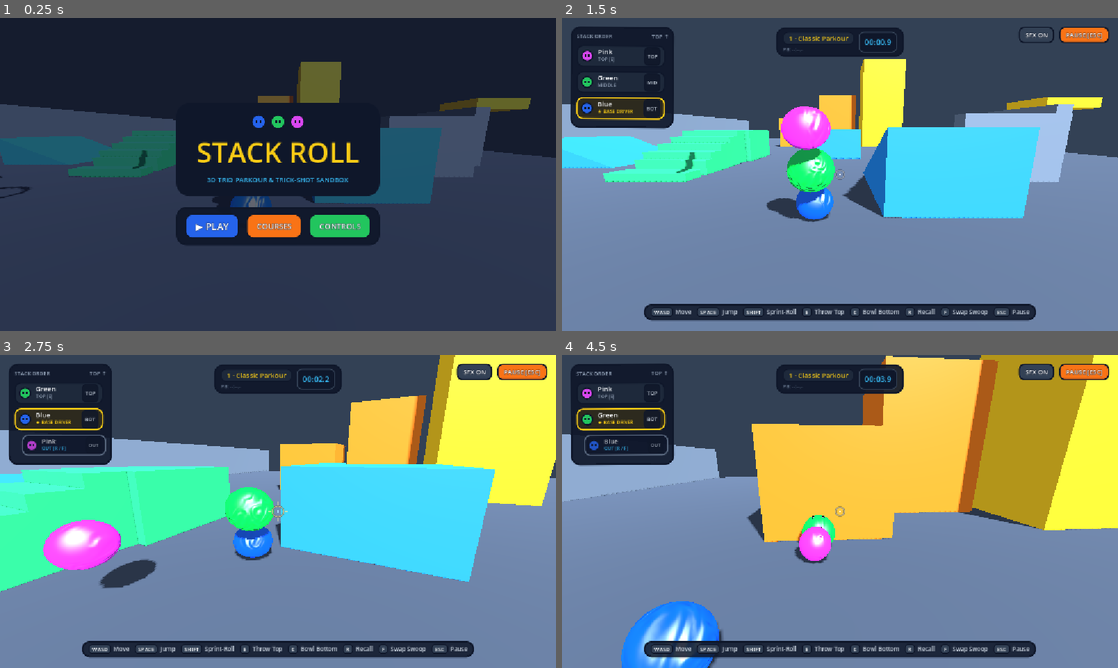
Above: before the commit, frames 1-4 (two rows, left to right).
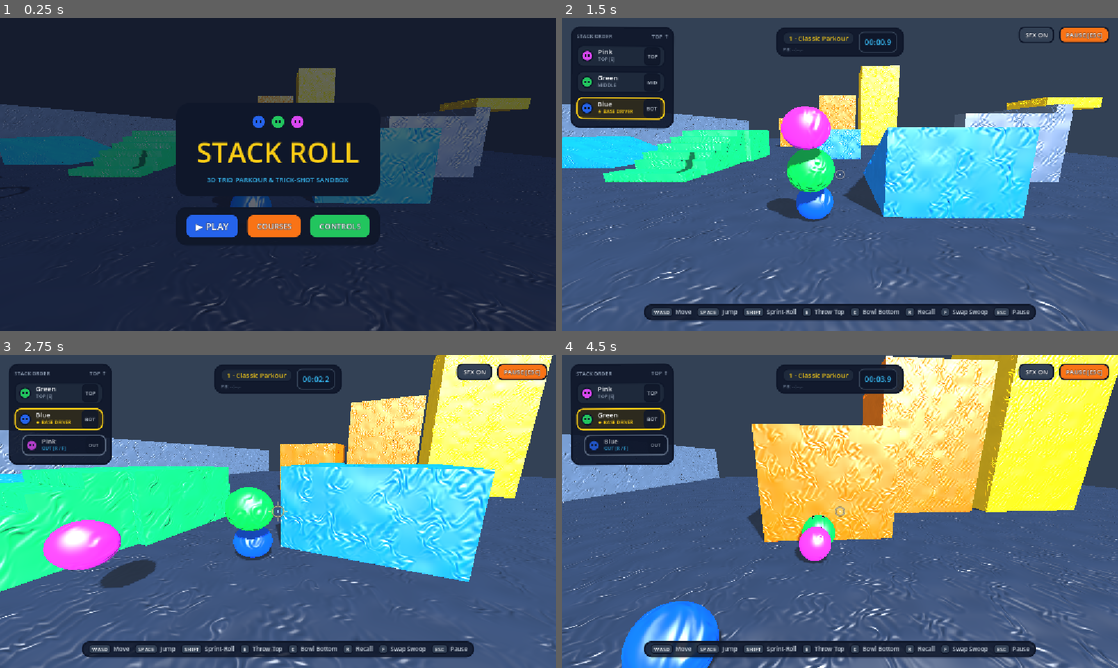
Above: after the commit, the same moments.

Repository: freeeked/godotgame
Game: Godot game, scene res://main.tscn
The game is run twice, just before and just after one commit, with the same random seed, the same clock (stepped at 60 frames per second) and the same inputs.
Inputs (mouse positions are in pixels of both pictures, inside the frame that each line leads up to):
- Up to frame 1 (0.25 s): no input
- Up to frame 2 (1.5 s): click "▶ PLAY" at 0.5 s; tap Enter at 1.25 s; move the mouse to (867, 174) at 1.27 s; hold W (move_forward) from 1.28 s (still down); hold Q (center_camera) from 1.28 s (still down); click (867, 174) at 1.42 s
- Up to frame 3 (2.75 s): keep holding W (move_forward); tap Space (jump) at 1.52, 2.27 s; move the mouse to (250, 511) at 2.02 s; release Q (center_camera) at 2.03 s; tap E (eject) at 2.1 s
- Up to frame 4 (4.5 s): keep holding W (move_forward); move the mouse to (851, 505) at 2.77 s; hold R (recall) 2.78-3.53 s; move the mouse to (834, 517) at 3.52 s; tap C (roll_bottom) at 3.6 s; click (834, 517) at 3.67 s; tap Space (jump) at 3.77 s; move the mouse to (878, 514) at 4.27 s; hold Shift (sprint_roll) from 4.28 s (still down)

The runs differ from the first frame. In frame 1, 1.7% of the frame differs, in the area x 0-100%, y 14-100%; in frame 2, 53%; in frame 3, 57%; in frame 4, 63%, in the area x 0-100%, y 0-100%.

Commit message:
shaders

Diff:
--- a/main.tscn
+++ b/main.tscn
@@ -172,7 +172,7 @@
 material = SubResource("StandardMaterial3D_high")
 
 [node name="Tier3Summit" type="CSGBox3D" parent="TestGym/VerticalSwoopTower" unique_id=1154669193]
-transform = Transform3D(1, 0, 0, 0, 1, 0, 0, 0, 1, 8, 7.25, -1)
+transform = Transform3D(1, 0, 0, 0, 1, 0, 0, 0, 1, 8, 7.25, -4.806324)
 use_collision = true
 size = Vector3(7, 14.5, 7)
 material = SubResource("StandardMaterial3D_gold")
--- a/scripts/clay_world_styler.gd
+++ b/scripts/clay_world_styler.gd
@@ -4,37 +4,57 @@
 @export var clay_shader: Shader = preload("res://shaders/clay_surface.gdshader")
 @export var enabled: bool = true
 @export_range(0.0, 24.0, 1.0) var stop_motion_fps: float = 10.0
-@export_range(0.0, 0.04, 0.002) var boil_wobble: float = 0.012
+@export_range(0.0, 0.04, 0.002) var boil_wobble: float = 0.006
 
 var _converted_ids: Dictionary = {}
 
 func _ready() -> void:
 	if not enabled or clay_shader == null:
 		return
-	# Wait 1 physics/process frame so procedural contraptions & PlayerStack finish spawning
+
+	get_tree().node_added.connect(_on_node_added)
 	await get_tree().process_frame
 	apply_clay_to_tree(get_tree().current_scene)
+
+func _on_node_added(node: Node) -> void:
+	if not enabled or clay_shader == null:
+		return
+	if node is GeometryInstance3D:
+		# Defer 1 frame so procedural builders finish setting material_override / CSG material
+		_convert_deferred.call_deferred(node)
+
+func _convert_deferred(node: Node) -> void:
+	if is_instance_valid(node):
+		apply_clay_to_tree(node)
 
 func apply_clay_to_tree(root: Node) -> void:
 	if root == null:
 		return
-	if root is MeshInstance3D:
-		_convert_mesh_instance(root as MeshInstance3D)
+	if root is MeshInstance3D or root is CSGShape3D:
+		_convert_geometry(root as GeometryInstance3D)
 	for child: Node in root.get_children():
 		apply_clay_to_tree(child)
 
-func _convert_mesh_instance(mi: MeshInstance3D) -> void:
-	var id: int = mi.get_instance_id()
-	if _converted_ids.has(id):
+func _convert_geometry(geom: GeometryInstance3D) -> void:
+	var id: int = geom.get_instance_id()
+	if _converted_ids.has(id) or geom.material_override is ShaderMaterial:
 		return
 
-	var mat: Material = mi.material_override
-	if mat == null and mi.mesh != null and mi.mesh.get_surface_count() > 0:
-		mat = mi.get_active_material(0)
+	var mat: Material = geom.material_override
+	if mat == null:
+		if geom is MeshInstance3D:
+			var mi: MeshInstance3D = geom as MeshInstance3D
+			if mi.mesh != null and mi.mesh.get_surface_count() > 0:
+				mat = mi.get_active_material(0)
+		elif geom is CSGShape3D:
+			mat = geom.get("material") as Material
+
+	var base_color: Color = Color("94a3b8") # Default floor/stone clay tone if no material was assigned
+	var base_roughness: float = 0.65
 
 	if mat is StandardMaterial3D:
 		var std: StandardMaterial3D = mat as StandardMaterial3D
-		# Skip translucent glass tubes, unshaded editor guides, and tiny dark blob eyes
+		# Skip translucent pneumatic tubes, unshaded editor guides, and tiny dark blob eyes
 		if std.transparency != BaseMaterial3D.TRANSPARENCY_DISABLED:
 			return
 		if std.shading_mode == BaseMaterial3D.SHADING_MODE_UNSHADED:
@@ -42,11 +62,24 @@
 		if std.albedo_color.v < 0.14:
 			return
 
-		var clay_mat: ShaderMaterial = ShaderMaterial.new()
-		clay_mat.shader = clay_shader
-		clay_mat.set_shader_parameter("albedo_color", std.albedo_color)
-		clay_mat.set_shader_parameter("roughness", clampf(std.roughness + 0.15, 0.45, 0.85))
-		clay_mat.set_shader_parameter("stop_motion_fps", stop_motion_fps)
-		clay_mat.set_shader_parameter("boil_wobble_amount", boil_wobble)
-		mi.material_override = clay_mat
-		_converted_ids[id] = true
+		base_color = std.albedo_color
+		base_roughness = clampf(std.roughness + 0.15, 0.45, 0.85)
+	elif mat != null:
+		# Skip custom ShaderMaterials (such as reticle outlines or screen quads)
+		return
+
+	# Note: CSGCombiner3D is a container parent; only style leaf CSG primitives or standalone CSG shapes
+	if geom is CSGCombiner3D:
+		return
+
+	var clay_mat: ShaderMaterial = ShaderMaterial.new()
+	clay_mat.shader = clay_shader
+	clay_mat.set_shader_parameter("albedo_color", base_color)
+	clay_mat.set_shader_parameter("roughness", base_roughness)
+	clay_mat.set_shader_parameter("stop_motion_fps", stop_motion_fps)
+	# Keep vertex boil gentler on large architectural blocks so box corners don't separate
+	var is_map_geo: bool = geom is CSGShape3D or geom.get_parent() is StaticBody3D
+	clay_mat.set_shader_parameter("boil_wobble_amount", boil_wobble * (0.35 if is_map_geo else 1.5))
+
+	geom.material_override = clay_mat
+	_converted_ids[id] = true
